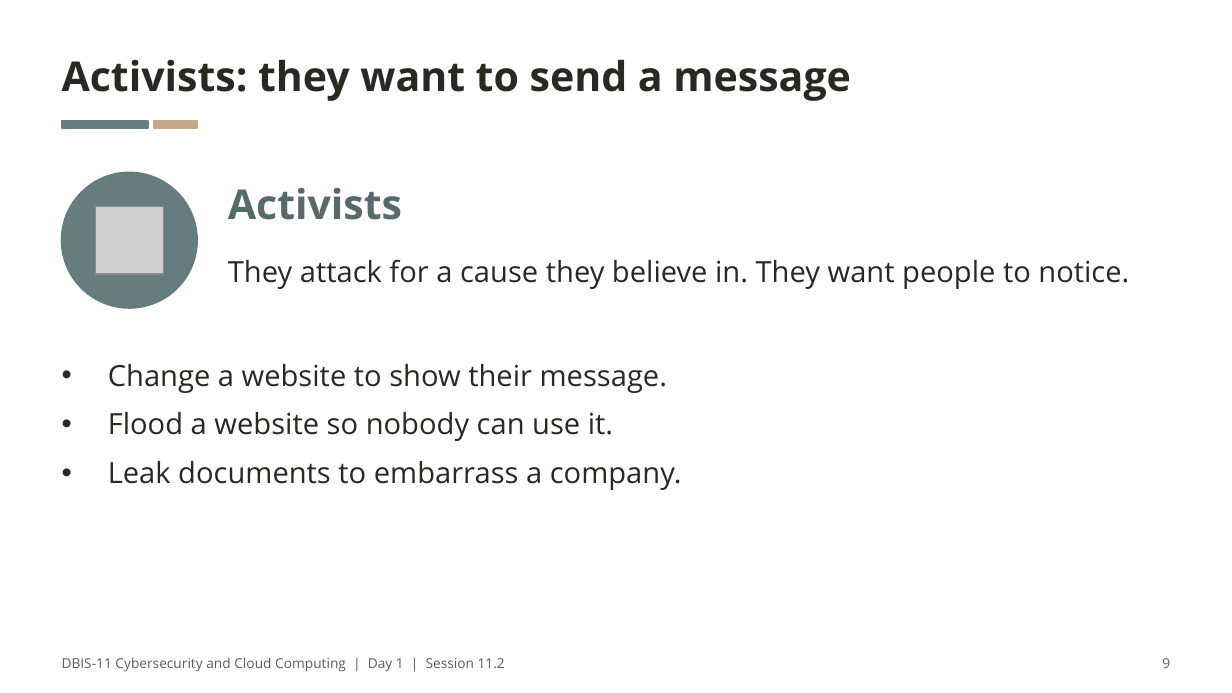
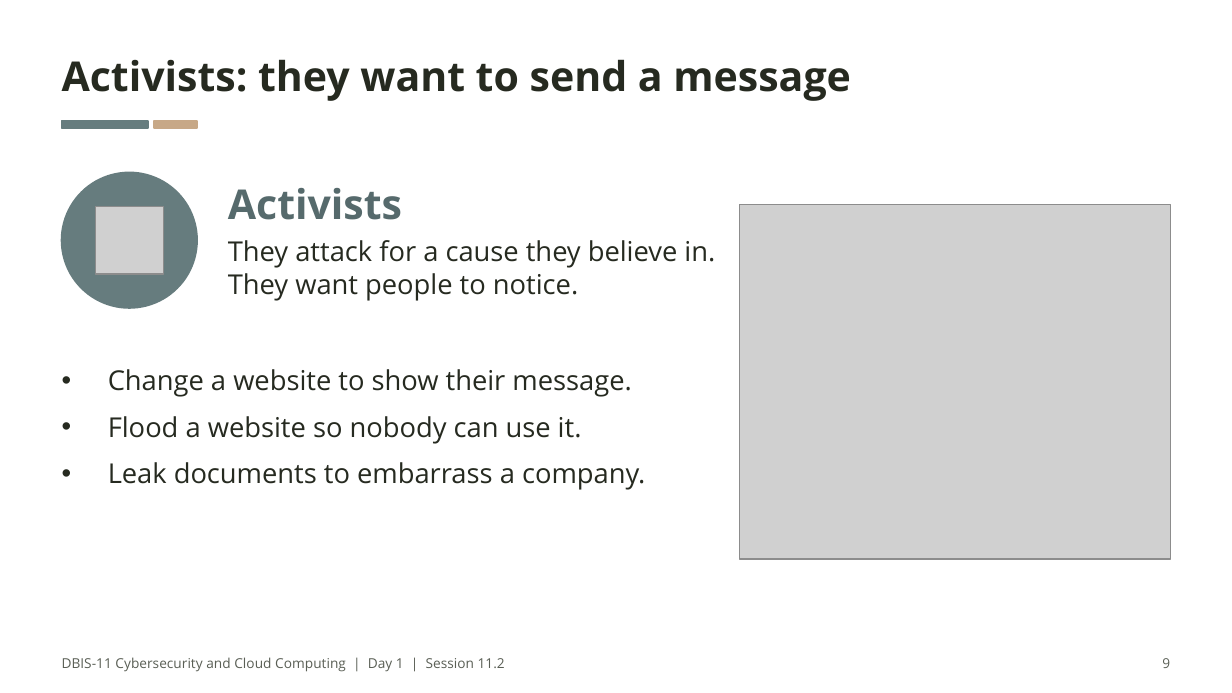
Before and after one commit to nirangadh/DBIS-Cybersecurity-and-Cloud-Computing, a slide deck: slide 9 of slides/11-02-who-attacks-and-how.pptx. Drawn at 1232x693 pixels with LibreOffice and Linux fonts; fonts in the diff are those of the drawing; grey boxes stand for pictures. Boxes give left, top, right and bottom in pixels: in the first picture for what was removed or moved away, otherwise in the second. Text is boxed around its words. In the diff, an @@ line names an element or a change of style, - is before the commit and + after.

```diff
--- a/slides/11-02-who-attacks-and-how.pptx
+++ b/slides/11-02-who-attacks-and-how.pptx
@@ picture added at [739,205,1170,559] @@
@@ text "They attack for a cause ..." at [228,240,715,301]: size 17 to 16 pt; vertical alignment middle to top @@
@@ text "Change a website to show ..." at [108,369,645,490]: size 17 to 16 pt @@
```
Also in this commit, not shown: 8 other slides changed, 28 other files.
